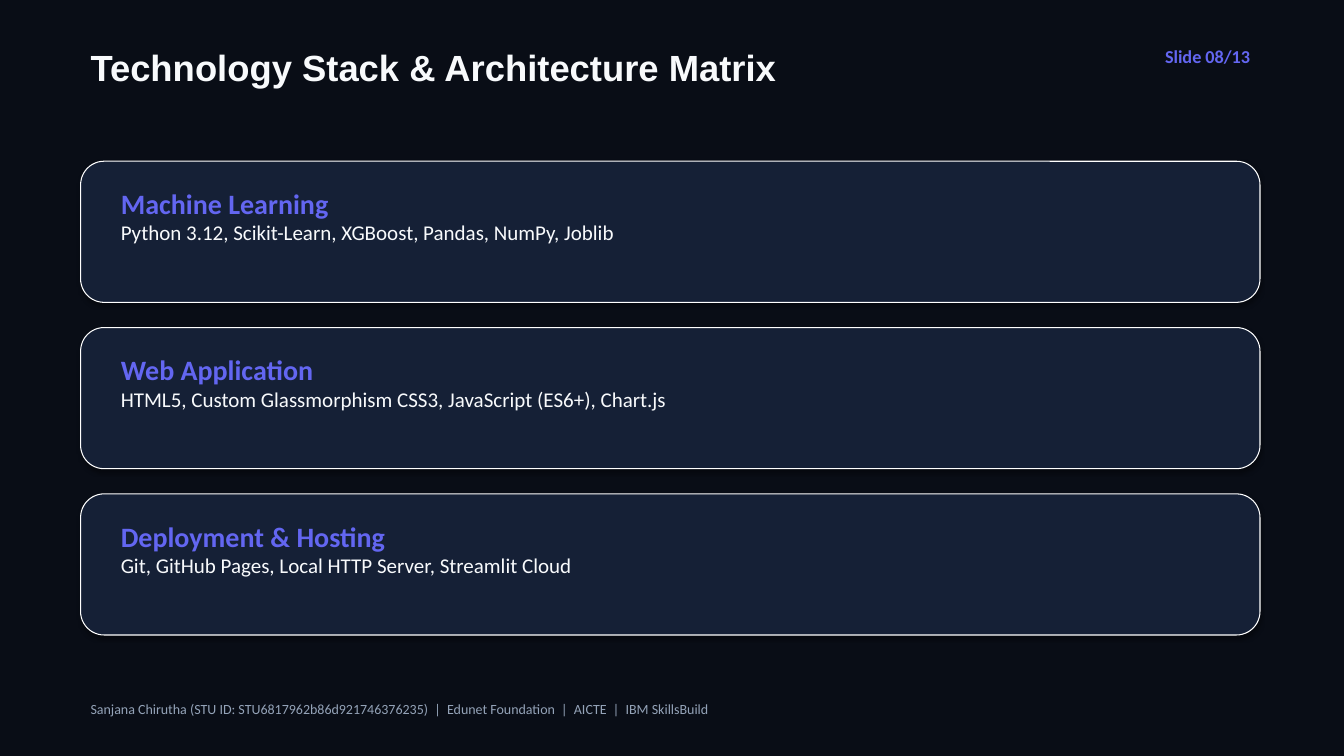
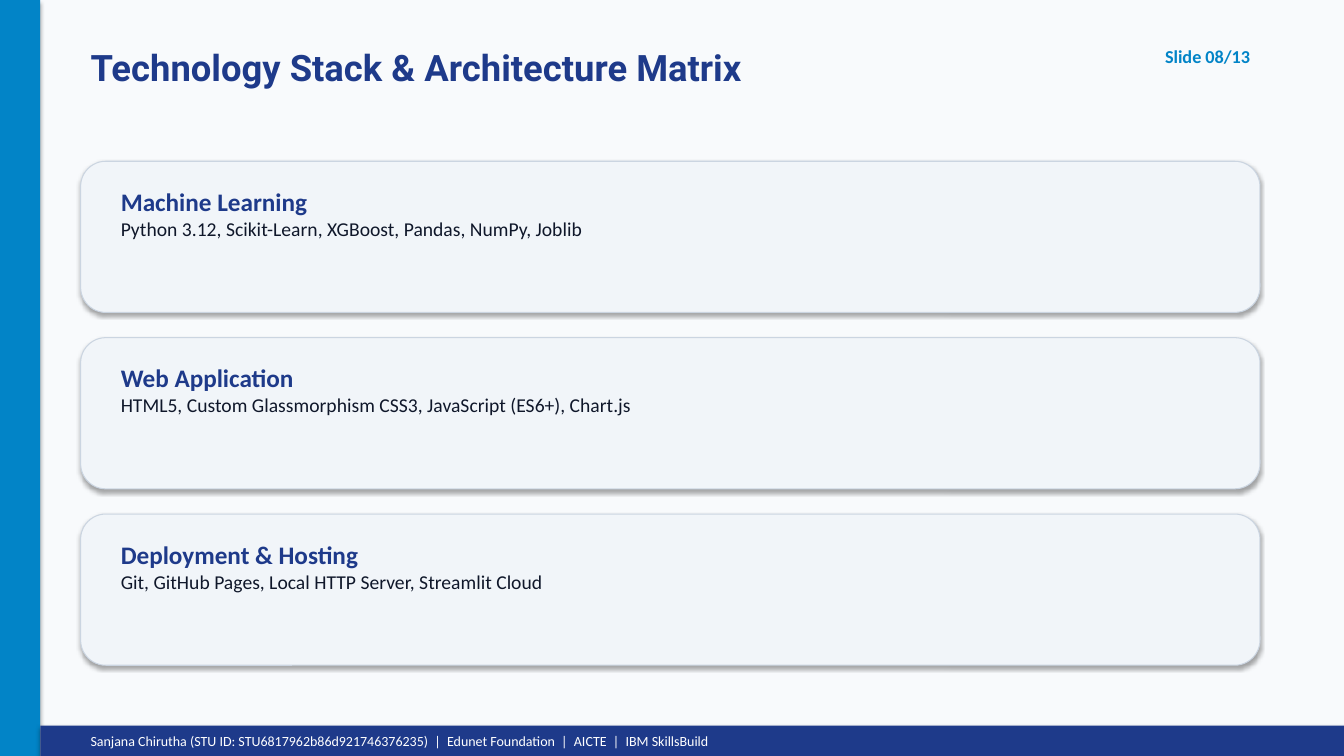
Before and after one commit to Sanjana-Chirutha/Employee-Earnings-Calculator, a slide deck: slide 8 of Employee_Earnings_Calculator_Presentation.pptx. Drawn at 1344x756 pixels with LibreOffice and Linux fonts; fonts in the diff are those of the drawing. Boxes give left, top, right and bottom in pixels: in the first picture for what was removed or moved away, otherwise in the second. Text is boxed around its words. In the diff, an @@ line names an element or a change of style, - is before the commit and + after.

Commit message:
Add official AICTE Edunet Internship Report PDF and updated PowerPoint presentation matching reference certificate theme

```diff
--- a/Employee_Earnings_Calculator_Presentation.pptx
+++ b/Employee_Earnings_Calculator_Presentation.pptx
@@ rectangle at bbox=[0, 0, 1344, 756]: fill #090D16 to #F8FAFC @@
@@ rectangle added at bbox=[0, 0, 40, 756], fill #0284C7 @@
@@ text "Technology Stack & Architecture Matrix" at bbox=[91, 53, 741, 89]: font Arial to Roboto, text colour #F8FAFC to #1E3A8A @@
@@ text "Slide 08/13" at bbox=[1165, 50, 1250, 64]: text colour #6366F1 to #0284C7 @@
@@ rounded rectangle at bbox=[81, 161, 1260, 313]: fill #152036 to #F1F5F9; outline #FFFFFF 0.75 pt to #CBD5E1 0.75 pt @@
@@ rounded rectangle: place and size @@
-rounded rectangle at bbox=[81, 328, 1260, 469]
+rounded rectangle at bbox=[81, 161, 1260, 313]
@@ rounded rectangle removed at bbox=[81, 161, 1260, 302] @@
@@ text "Machine Learning" at bbox=[121, 193, 582, 239]: size 20 to 18 pt, text colour #6366F1 to #1E3A8A in "Machine Learning"; size 15 to 14 pt, text colour #F8FAFC to #0F172A in "Python 3.12, Scikit-Learn, XGBoost, Pandas, NumPy, Joblib" @@
@@ rounded rectangle: place and size @@
-rounded rectangle at bbox=[81, 494, 1260, 635]
+rounded rectangle at bbox=[81, 338, 1260, 489]
@@ rounded rectangle at bbox=[81, 338, 1260, 489]: fill #152036 to #F1F5F9; outline #FFFFFF 0.75 pt to #CBD5E1 0.75 pt @@
@@ text "Web Application": place and size @@
-text "Web Application" at bbox=[121, 360, 666, 411]
+text "Web Application" at bbox=[121, 369, 631, 416]
@@ text "Web Application" at bbox=[121, 369, 631, 416]: size 20 to 18 pt, text colour #6366F1 to #1E3A8A in "Web Application"; size 15 to 14 pt, text colour #F8FAFC to #0F172A in "HTML5, Custom Glassmorphism CSS3, JavaScript (ES6+), Chart.j ..." @@
@@ rounded rectangle added at bbox=[81, 514, 1260, 665], fill #F1F5F9, outline #CBD5E1 0.75 pt @@
@@ text "Deployment & Hosting": place and size @@
-text "Deployment & Hosting" at bbox=[121, 527, 571, 577]
+text "Deployment & Hosting" at bbox=[121, 546, 542, 593]
@@ text "Deployment & Hosting" at bbox=[121, 546, 542, 593]: size 20 to 18 pt, text colour #6366F1 to #1E3A8A in "Deployment & Hosting"; size 15 to 14 pt, text colour #F8FAFC to #0F172A in "Git, GitHub Pages, Local HTTP Server, Streamlit ..." @@
@@ rectangle added at bbox=[40, 726, 1344, 756], fill #1E3A8A @@
@@ text "Sanjana Chirutha (STU ID: STU6817962b86d921746376235) ...": place and size @@
-text "Sanjana Chirutha (STU ID: STU6817962b86d921746376235) ..." at bbox=[91, 704, 708, 717]
+text "Sanjana Chirutha (STU ID: STU6817962b86d921746376235) ..." at bbox=[91, 736, 708, 749]
@@ text "Sanjana Chirutha (STU ID: STU6817962b86d921746376235) ..." at bbox=[91, 736, 708, 749]: text colour #94A3B8 to #FFFFFF @@
```
Also in this commit, not shown: 12 other slides changed, 3 other files.
